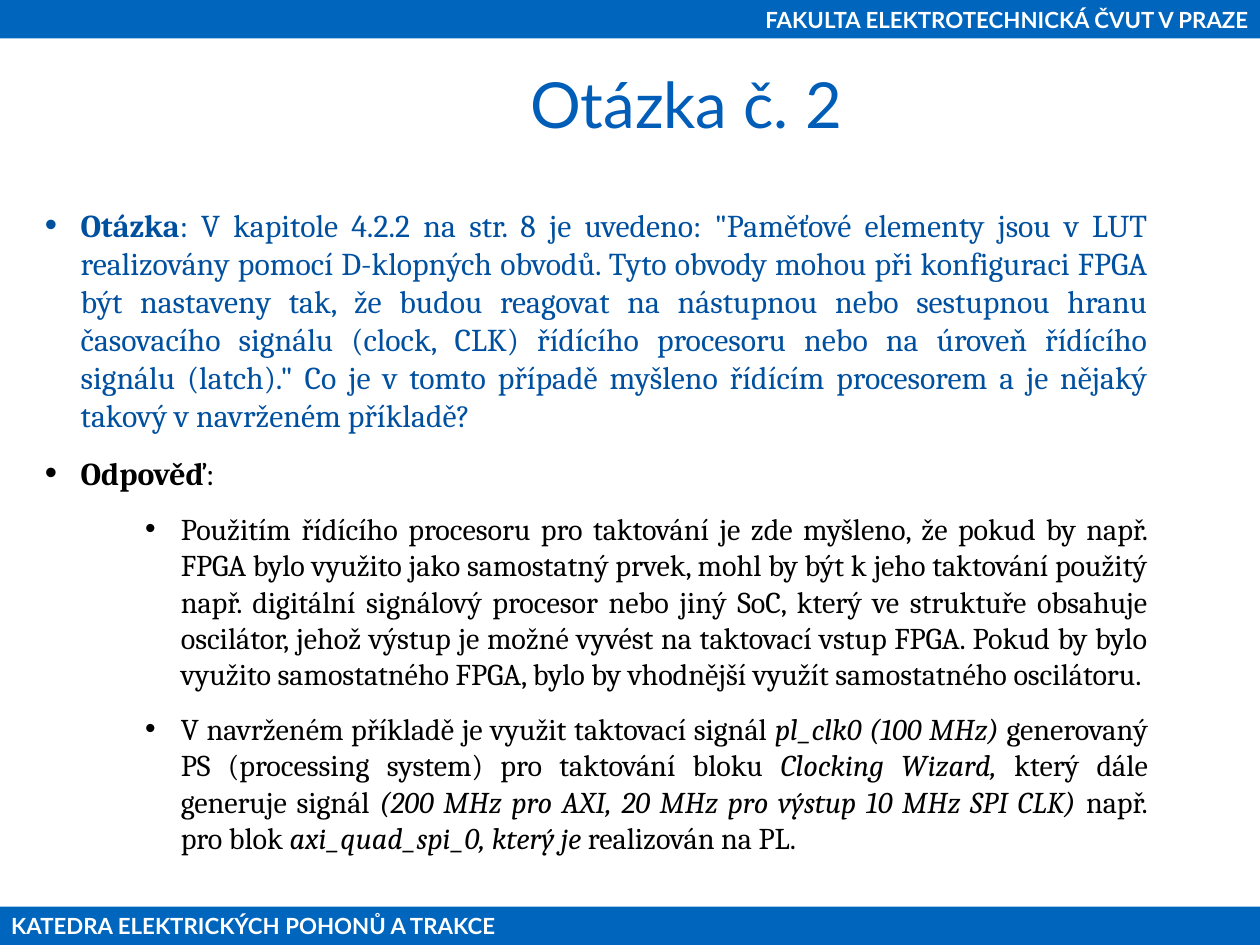
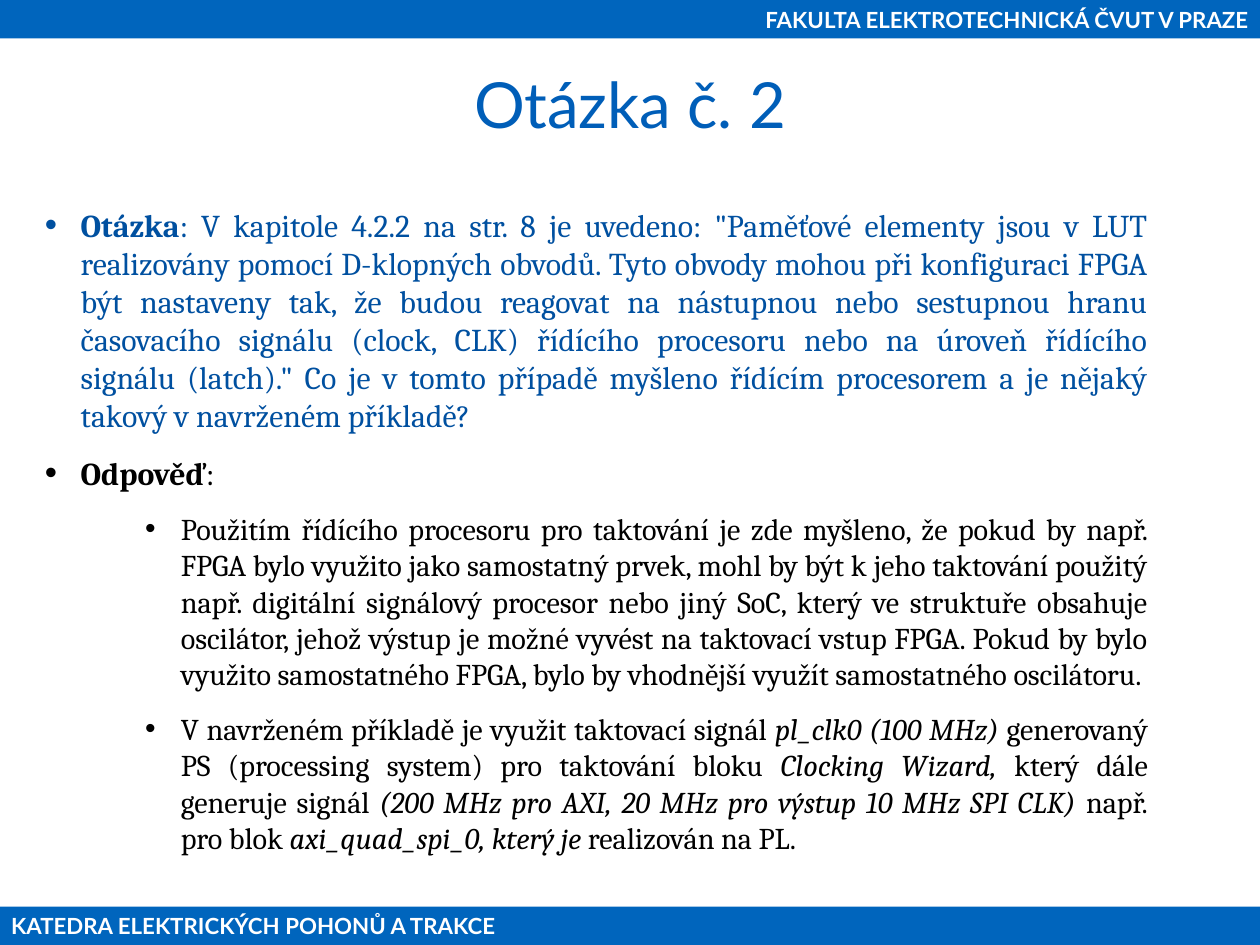
Before and after one commit to petrzakopal/dp, a slide deck: slide 12 of presentation/Zakopal-prezentace.pptx. Drawn at 1260x945 pixels with LibreOffice and Linux fonts; fonts in the diff are those of the drawing; background and template pictures are left out. Boxes give left, top, right and bottom in pixels: in the first picture for what was removed or moved away, otherwise in the second. Text is boxed around its words. In the diff, an @@ line names an element or a change of style, - is before the commit and + after.

```diff
--- a/presentation/Zakopal-prezentace.pptx
+++ b/presentation/Zakopal-prezentace.pptx
@@ title "Otázka č. 2": place and size @@
-title "Otázka č. 2" at (530,81,842,129)
+title "Otázka č. 2" at (474,81,786,129)
```
Also in this commit, not shown: 5 other slides changed, 1 slide added.
